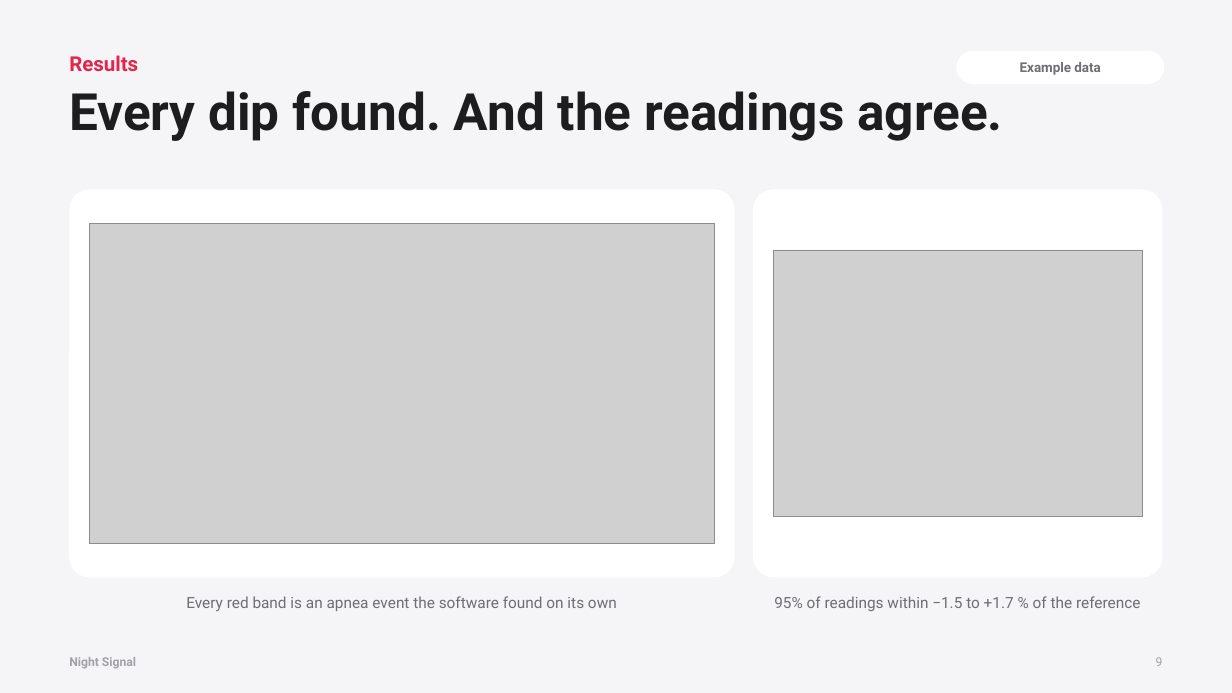
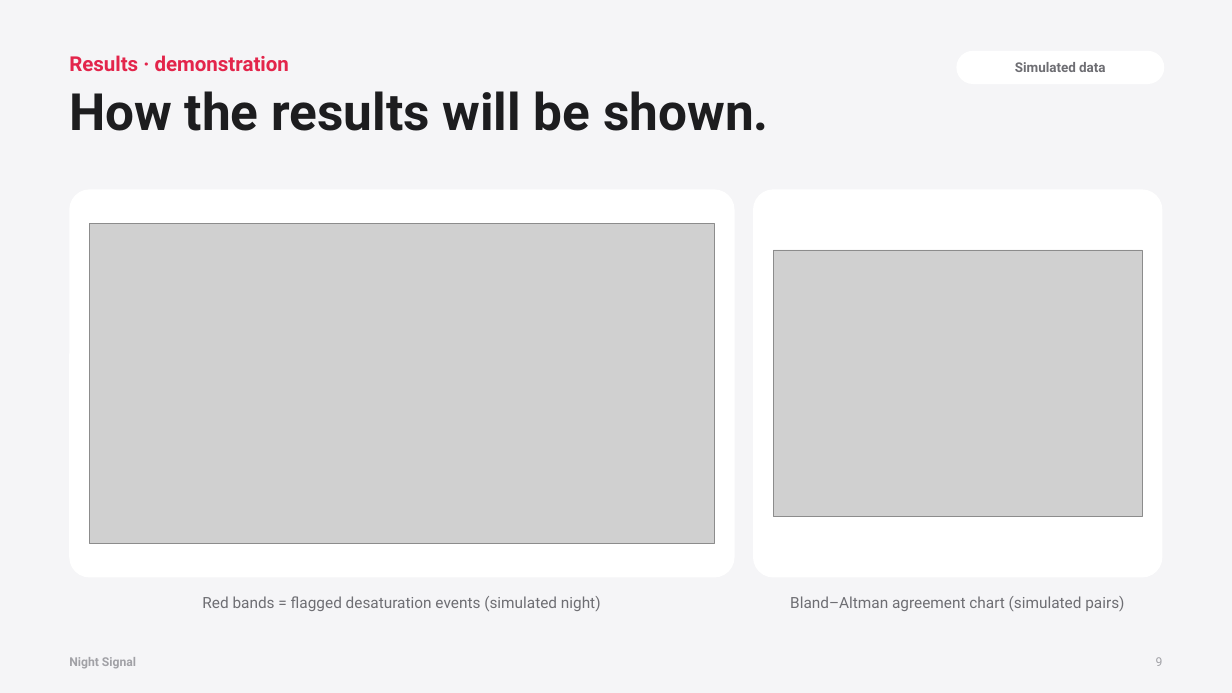
Before and after one commit to gabrielamamanestudent-wq/teetomivV2, a slide deck: slide 9 of science-fair/night-signal/Night_Signal_Presentation.pptx. Drawn at 1232x693 pixels with LibreOffice and Linux fonts; fonts in the diff are those of the drawing; grey boxes stand for pictures. Boxes give left, top, right and bottom in pixels: in the first picture for what was removed or moved away, otherwise in the second. Text is boxed around its words. In the diff, an @@ line names an element or a change of style, - is before the commit and + after.

```diff
--- a/science-fair/night-signal/Night_Signal_Presentation.pptx
+++ b/science-fair/night-signal/Night_Signal_Presentation.pptx
@@ text at [69, 55, 289, 71]: text changed @@
-Results
+Results · demonstration
@@ text at [1015, 62, 1105, 72]: text changed @@
-Example data
+Simulated data
@@ text at [69, 91, 768, 131]: text changed @@
-Every dip found. And the readings agree.
+How the results will be shown.
@@ text at [202, 596, 601, 611]: text changed @@
-Every red band is an apnea event the software found on its own
+Red bands = flagged desaturation events (simulated night)
@@ text at [790, 596, 1124, 611]: text changed @@
-95% of readings within −1.5 to +1.7 % of the reference
+Bland–Altman agreement chart (simulated pairs)
```
Also in this commit, not shown: 11 other slides changed, 6 slides added, 6 slides removed, 41 other files.
